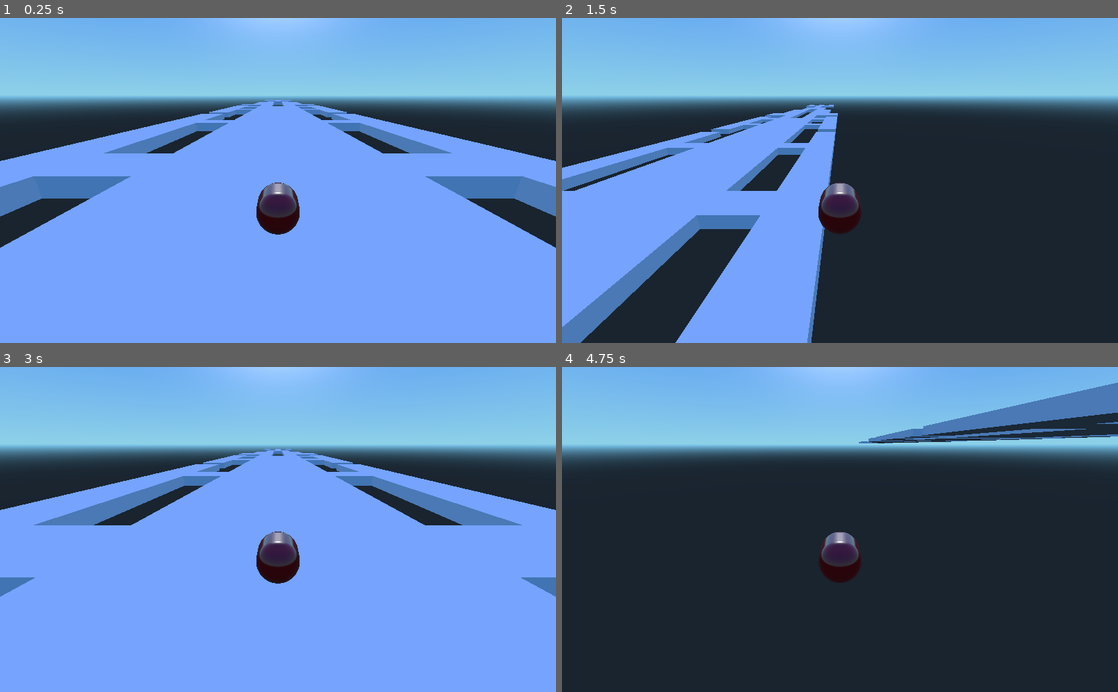
Above: before the commit, frames 1-4 (two rows, left to right).
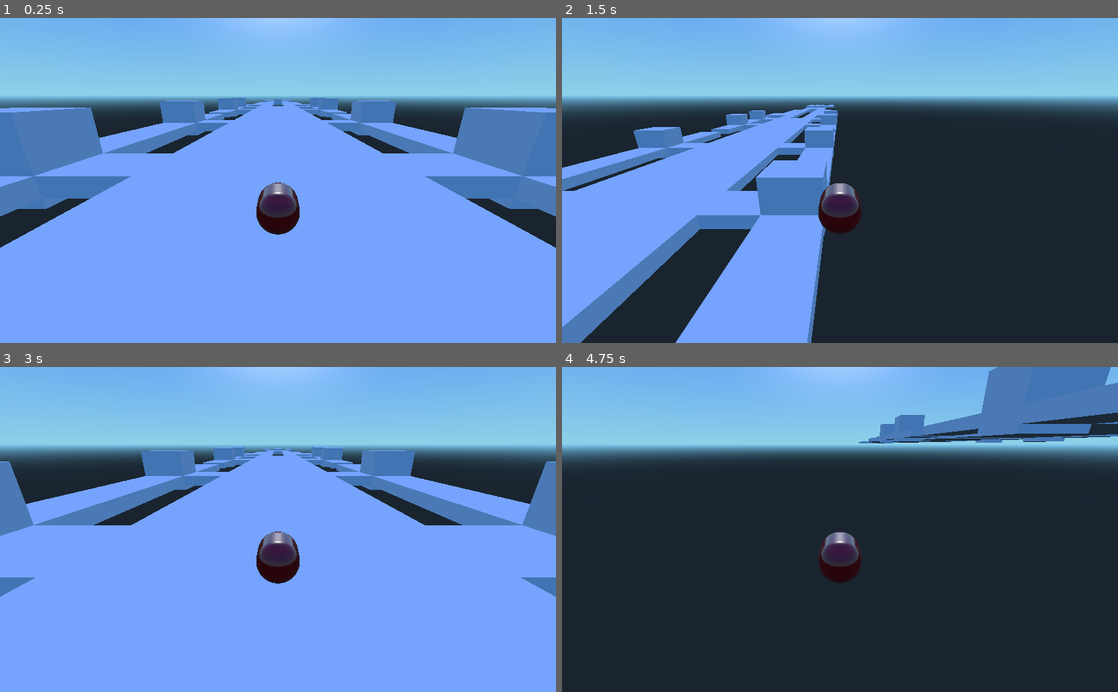
Above: after the commit, the same moments.

Repository: anantn/skyroads
Game: Godot game, scene res://scenes/Main.tscn
Same seed, same stepped clock (60 frames per second), same inputs: the game is played once before the commit and once after it.
Inputs:
- Up to frame 1 (0.25 s): no input
- Up to frame 2 (1.5 s): tap Enter at 0.5 s; hold Right (ui_right) 0.53-1.28 s; tap Space (ui_select) at 0.77 s; hold Down (ui_down) from 1.28 s (still down)
- Up to frame 3 (3 s): tap Space (ui_select) at 1.52 s; release Down (ui_down) at 2.03 s; hold Right (ui_right) 2.03-2.78 s; hold Up (ui_up) from 2.78 s (still down)
- Up to frame 4 (4.75 s): tap Space (ui_select) at 3.02, 3.77, 4.52 s; release Up (ui_up) at 3.53 s; hold Left (ui_left) from 3.53 s (still down)

The runs differ from the first frame. In frame 1, 8.3% of the frame differs, in the area x 0-100%, y 24-59%; in frame 2, 2.7%; in frame 3, 3.6%; in frame 4, 3.0%.

Commit message:
Fix half and full cubes

Diff:
--- a/game/scenes/Floor.tscn
+++ b/game/scenes/Floor.tscn
@@ -12,7 +12,7 @@
 
 points = PoolVector3Array( -1, 1, 1, 1, 1, -1, 1, 1, 1, -1, 1, -1, -1, -1, 1, 1, -1, -1, 1, -1, 1, -1, -1, -1, 1, 1, 1, -1, 1, -1, 1, 1, -1, -1, 1, 1, 1, -1, 1, -1, -1, -1, 1, -1, -1, -1, -1, 1, 1, 1, 1, -1, -1, 1, -1, 1, 1, 1, -1, 1, 1, 1, -1, -1, -1, -1, -1, 1, -1, 1, -1, -1 )
 
-[node name="Spatial" type="Spatial" index="0"]
+[node name="Spatial" type="Spatial"]
 
 [node name="Floor" type="MeshInstance" parent="." index="0"]
 
--- a/game/scripts/Level.gd
+++ b/game/scripts/Level.gd
@@ -41,9 +41,9 @@
 		for col in row:
 			if "x" in col[0]:
 				var tile = x.instance()
-				if "h" in col:
+				if "h" in col[0]:
 					tile = h.instance()
-				if "f" in col:
+				if "f" in col[0]:
 					tile = f.instance()
 				tile.global_translate(Vector3(r, -0.5, c))
 				add_child(tile)
